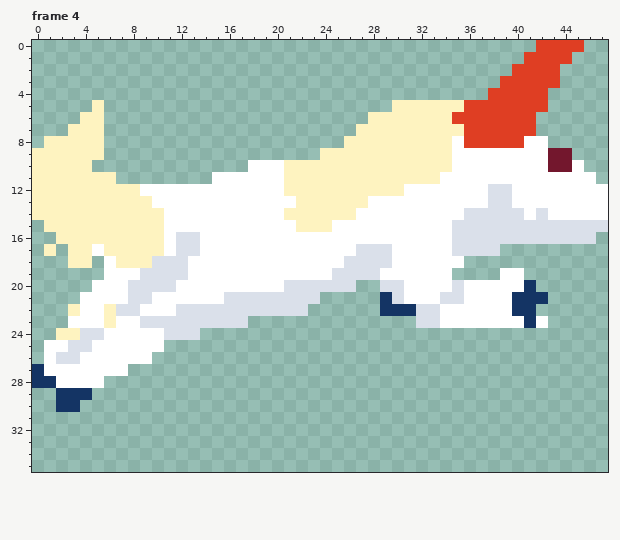
Two states of a pixel-art file, design/unicorn.ase. Above, as it was before the edit.
48x36 pixels, 4 frames. Shown: frame 4. The commit also changed other frames, which this record leaves out.
New version:
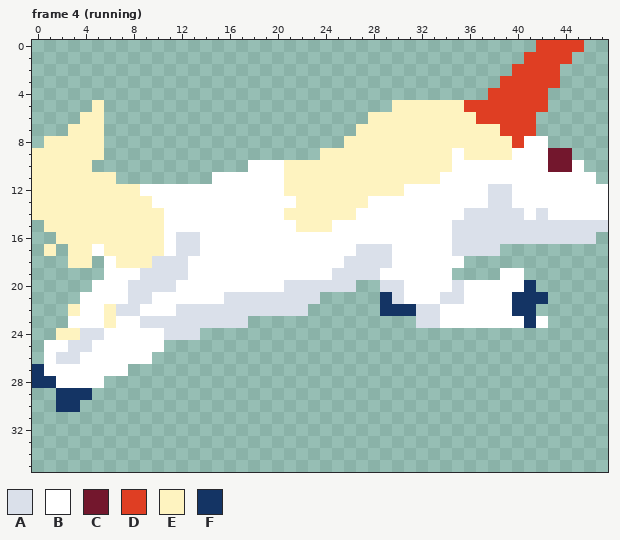
Palette (. is transparent): A #dae0ea  B #ffffff  C #73172d  D #df3e23  E #fef3c0  F #143464
Edits made:
Frame 4 (running), layer "Layer 2":
y 6: x 35..36 DD -> EE
y 7: x 36..38 DDD -> EEE
y 8: x 35..39 BDDDD -> EEEEE
y 9: x 36..39 BBBB -> EEEE
